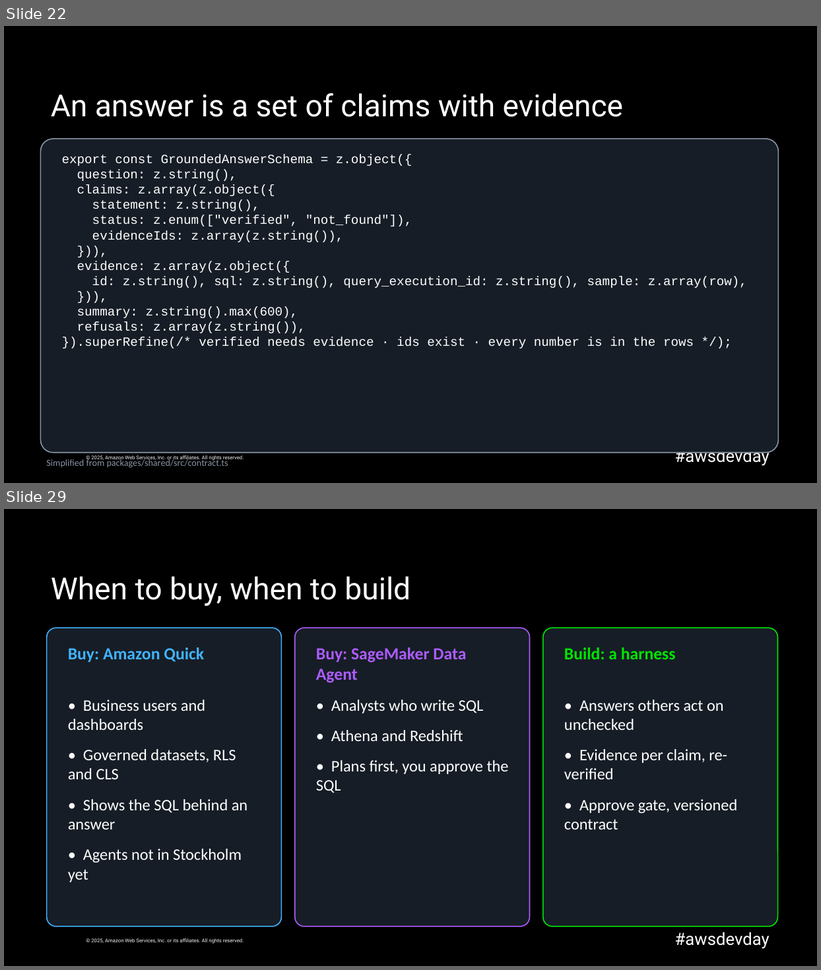
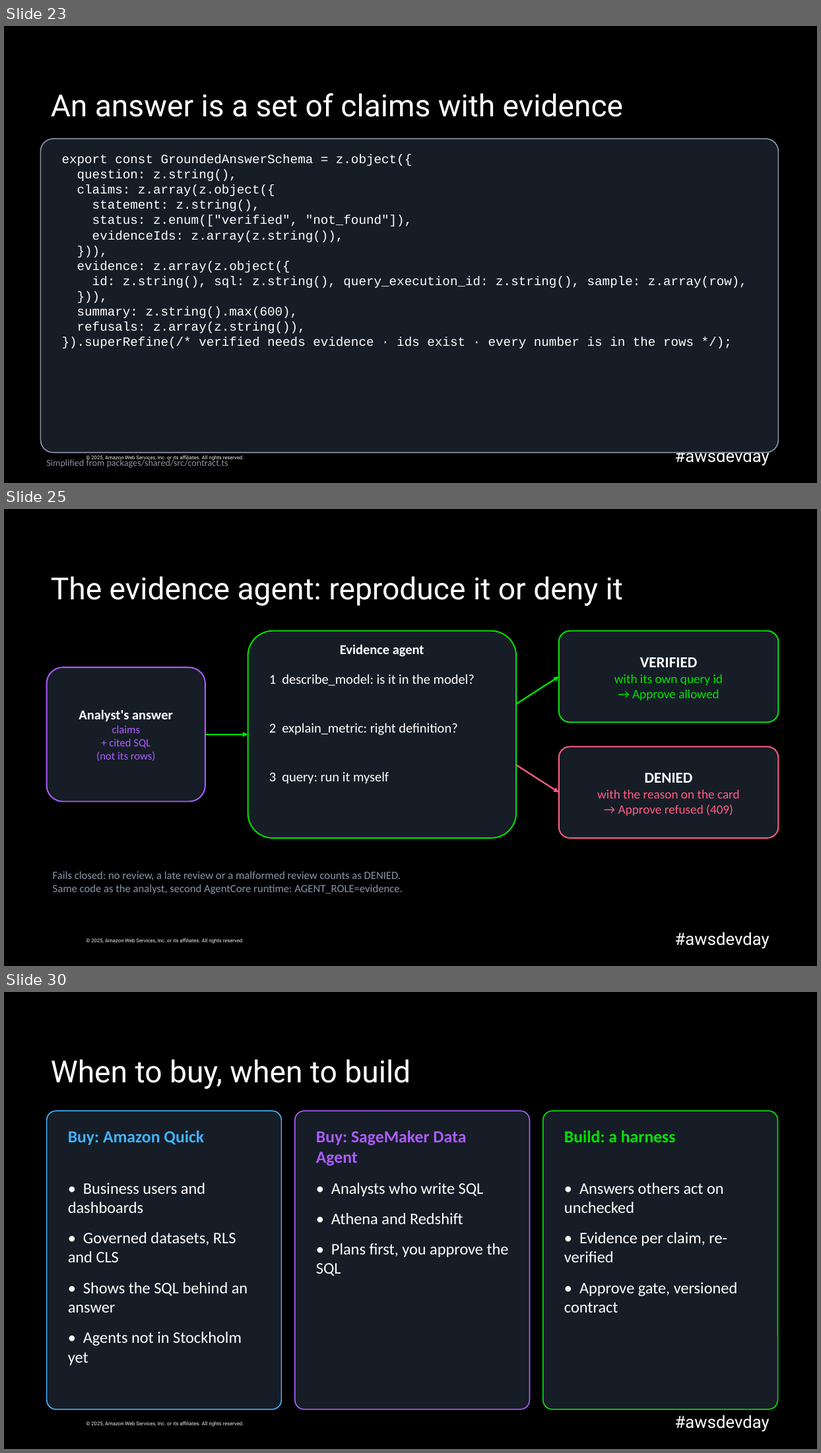
Before and after one commit to caroline-cah/lakehouse-harness, a slide deck: talk/harness-engineering-live.pptx. Shown one above the other, each under a label of ours: slides 22 and 29 before the commit, slides 23, 25 and 30 after it; the slides between them are not shown. The pictures are 821x970 and 821x1453 pixels, drawn with LibreOffice and Linux fonts; fonts in the diff are those of the drawing; background and template pictures are left out. Boxes give left, top, right and bottom in pixels: in the first picture for what was removed or moved away, otherwise in the second. Text is boxed around its words. In the diff, an @@ line names an element or a change of style, - is before the commit and + after.

```diff
--- a/talk/harness-engineering-live.pptx
+++ b/talk/harness-engineering-live.pptx
@@ slide 25 added at <box>4,509,817,966</box>, background #000000; not listed: 2 template elements that a slide beside it also shows @@
@@ title added at <box>51,576,623,606</box>, 36 pt, text #FFFFFF @@
+The evidence agent: reproduce it or deny it
@@ rounded rectangle added at <box>248,631,516,838</box>, fill #161D26, outline #00E500 1.5 pt, 16 pt, text #FFFFFF, bold @@
+Evidence agent
@@ rounded rectangle added at <box>559,631,779,722</box>, fill #161D26, outline #00E500 1.5 pt, 15 pt, text #00E500 @@
+VERIFIED
+with its own query id
+→ Approve allowed
@@ rounded rectangle added at <box>47,667,205,802</box>, fill #161D26, outline #AD5CFF 1.5 pt, 13 pt, text #AD5CFF @@
+Analyst's answer
+claims
++ cited SQL
+(not its rows)
@@ text added at <box>269,674,475,686</box>, 16 pt, text #FFFFFF @@
+1 describe_model: is it in the model?
@@ arrow added from (516, 704) to (559, 677), #00E500 1.75 pt @@
@@ text added at <box>269,723,457,735</box>, 16 pt, text #FFFFFF @@
+2 explain_metric: right definition?
@@ arrow added from (205, 735) to (248, 735), #00E500 1.75 pt @@
@@ arrow added from (516, 765) to (559, 793), #FF5C85 1.75 pt @@
@@ rounded rectangle added at <box>559,747,779,838</box>, fill #161D26, outline #FF5C85 1.5 pt, 15 pt, text #FF5C85 @@
+DENIED
+with the reason on the card
+→ Approve refused (409)
@@ text added at <box>269,772,389,784</box>, 16 pt, text #FFFFFF @@
+3 query: run it myself
@@ text added at <box>53,871,402,894</box>, 13 pt, text #8A94A6 @@
+Fails closed: no review, a late review or a malformed review counts as DENIED.
+Same code as the analyst, second AgentCore runtime: AGENT_ROLE=evidence.
@@ what was slide 22 is now slide 23 @@
@@ what was slide 29 is now slide 30 @@
```
Also in this commit, not shown: 16 slides changed, 15 other slides added, 20 slides removed, 2 other files.
